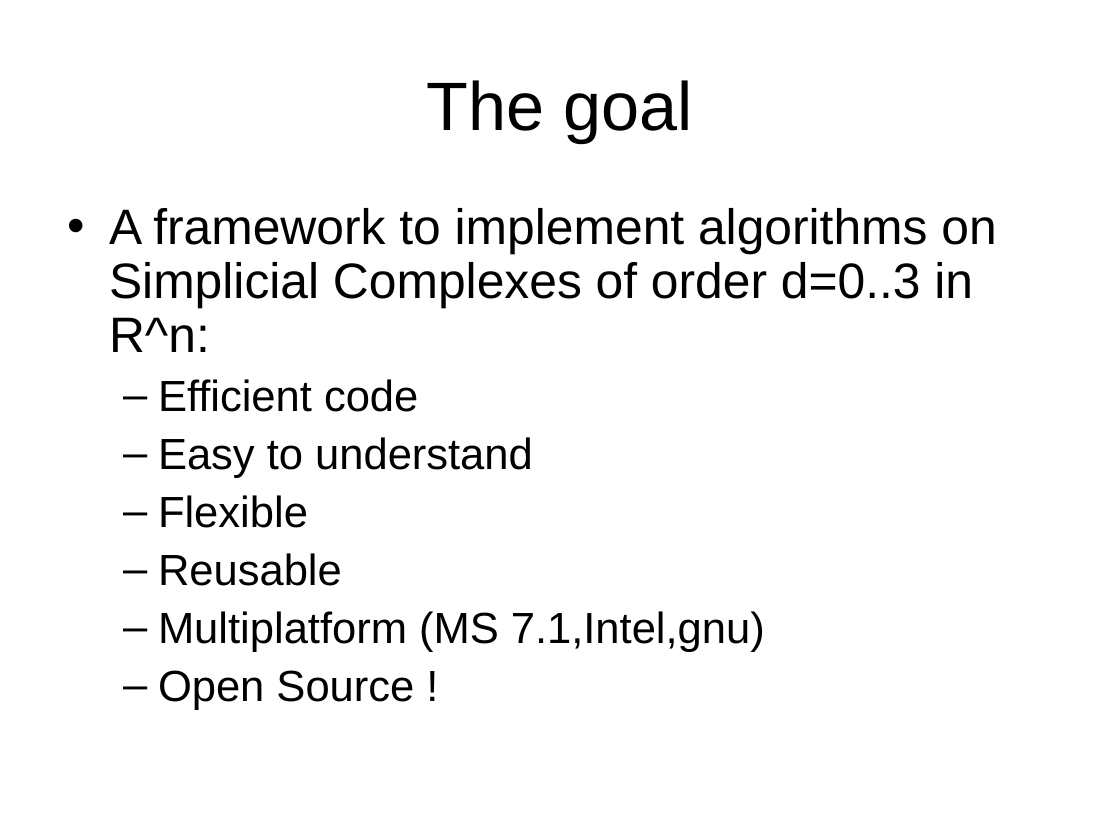
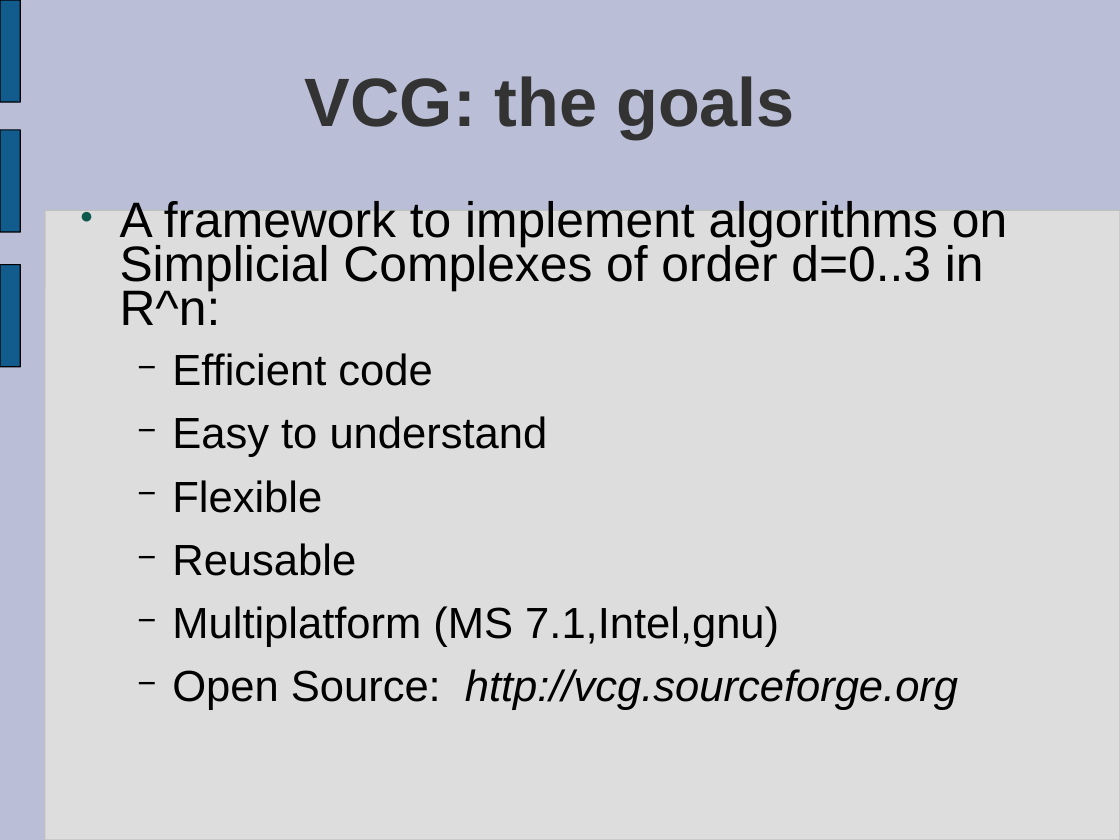
Before and after one commit to virtualritz/vcglib, a slide deck: slide 2 of docs/introduction to vcg.ppt. Drawn at 1120x840 pixels with LibreOffice and Linux fonts; fonts in the diff are those of the drawing. Boxes give left, top, right and bottom in pixels: in the first picture for what was removed or moved away, otherwise in the second. Text is boxed around its words. In the diff, an @@ line names an element or a change of style, - is before the commit and + after.

```diff
--- a/docs/introduction to vcg.ppt
+++ b/docs/introduction to vcg.ppt
@@ background #FFFFFF to #BABED6 @@
@@ freeform shape added at box(0, 0, 20, 102), fill #125C8D, outline #000000 0.74 pt @@
@@ title at box(305, 76, 795, 139): text changed; text colour #000000 to #333333; bold on @@
-The goal
+VCG: the goals
@@ freeform shape added at box(0, 130, 20, 232), fill #125C8D, outline #000000 0.74 pt @@
@@ text at box(120, 201, 1007, 647): bullet • to ●; line spacing 0.9 to 0.74; more space between paragraphs; bullet colour #000000 to #0E594D; bullet – to − @@
@@ rounded rectangle added at box(45, 211, 1120, 840), fill #DDDDDD, outline #C0C0C0 0.74 pt @@
@@ freeform shape added at box(0, 264, 20, 366), fill #125C8D, outline #000000 0.74 pt @@
@@ text at box(172, 669, 958, 710): text changed; italic on @@
-  – Open Source !
+  − Open Source: http://vcg.sourceforge.org
```
Also in this commit, not shown: 12 other slides changed, 15 slides added, 18 slides removed.
